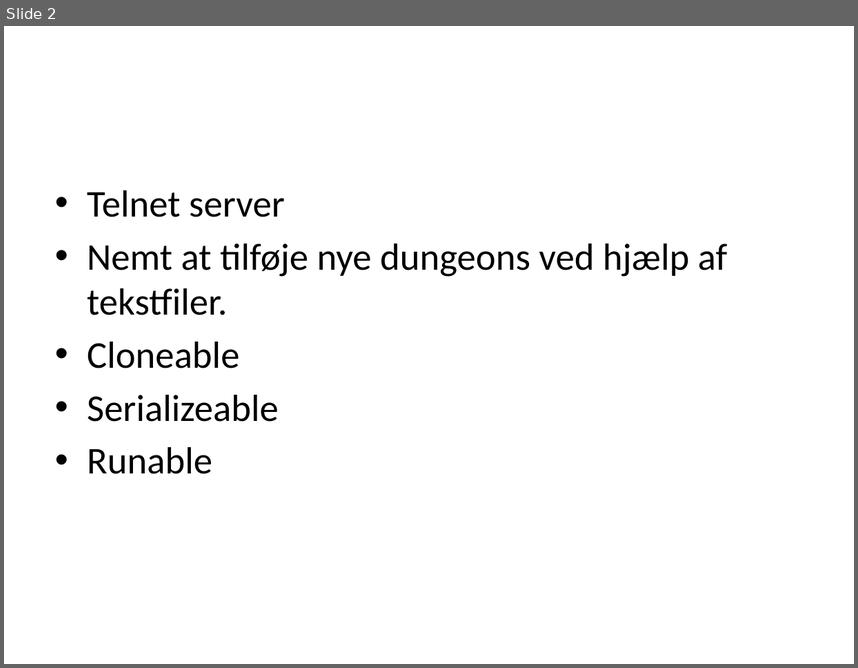
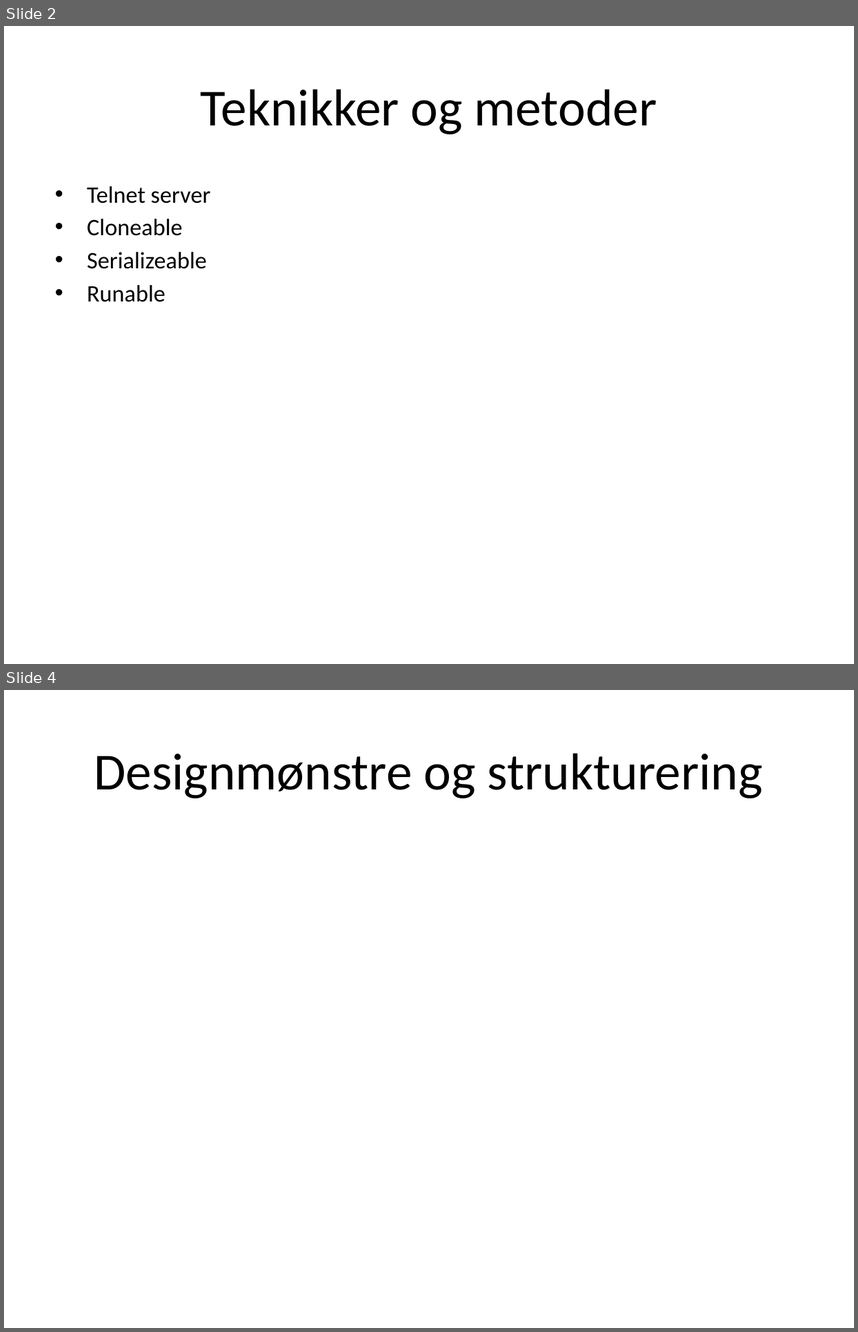
Before and after one commit to wazaap/mud, a slide deck: Præsentations guf.pptx. Shown one above the other, each under a label of ours: slide 2 before the commit, slides 2 and 4 after it; the slides between them are not shown. The pictures are 858x668 and 858x1332 pixels, drawn with LibreOffice and Linux fonts; fonts in the diff are those of the drawing. Boxes give left, top, right and bottom in pixels: in the first picture for what was removed or moved away, otherwise in the second. Text is boxed around its words. In the diff, an @@ line names an element or a change of style, - is before the commit and + after.

```diff
--- a/Præsentations guf.pptx
+++ b/Præsentations guf.pptx
@@ slide 4 added at (4, 690, 854, 1328), background #FFFFFF @@
@@ title added at (94, 753, 763, 798), 44 pt, text #000000 @@
+Designmønstre og strukturering
@@ slide 2 changed as well @@
@@ title added at (201, 89, 657, 134), 44 pt, text #000000 @@
+Teknikker og metoder
@@ text "Telnet server" at (87, 186, 211, 302): size 32 to 20 pt; less space between paragraphs @@
@@ text at (87, 243, 728, 315): paragraph removed @@
-• Nemt at tilføje nye dungeons ved hjælp af tekstfiler.
```
Also in this commit, not shown: 1 other slide added, 5 other files.
